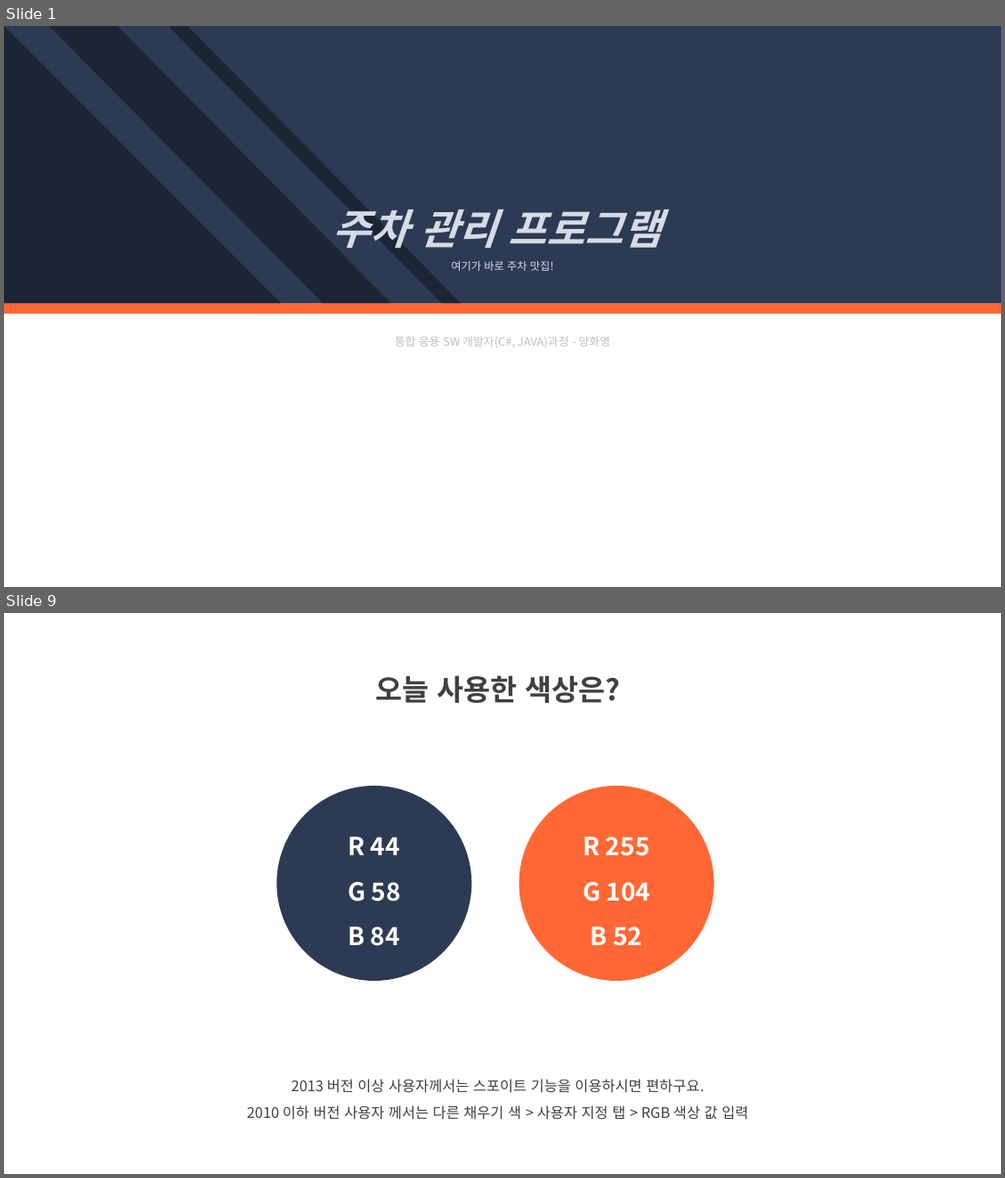
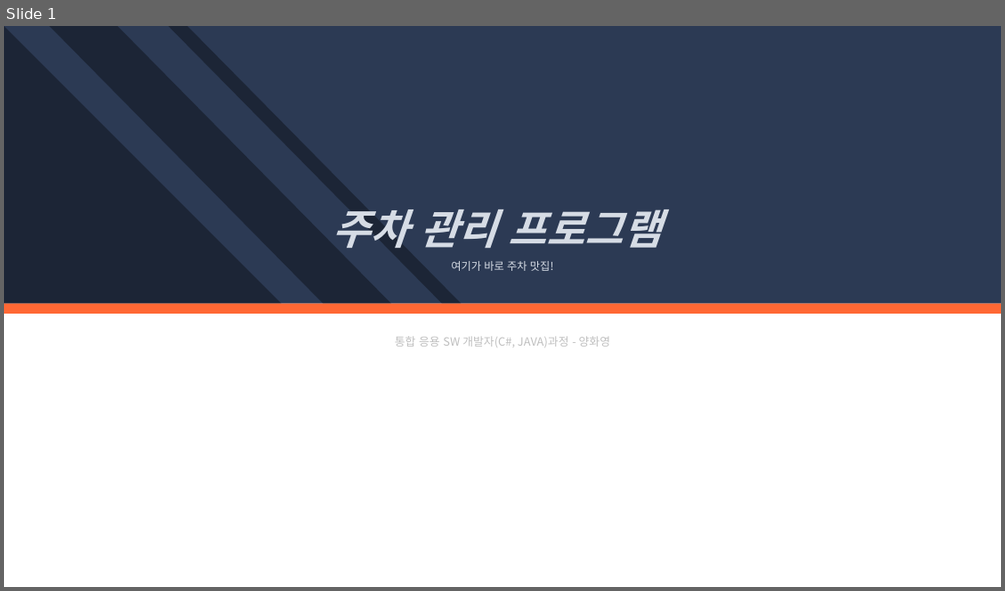
Before and after one commit to galaxy-light/201126-210604, a slide deck: 포트폴리오/주차 관리 프로그램/주차 관리 프로그램-양화영.pptx. Shown one above the other, each under a label of ours: slides 1 and 9 before the commit, slide 1 after it; the slides between them are not shown. The pictures are 1005x1178 and 1005x591 pixels, drawn with LibreOffice and Linux fonts; fonts in the diff are those of the drawing. Boxes give left, top, right and bottom in pixels: in the first picture for what was removed or moved away, otherwise in the second. Text is boxed around its words. In the diff, an @@ line names an element or a change of style, - is before the commit and + after.

```diff
--- a/포트폴리오/주차 관리 프로그램/주차 관리 프로그램-양화영.pptx
+++ b/포트폴리오/주차 관리 프로그램/주차 관리 프로그램-양화영.pptx
@@ slide 9 removed at (4,613,1001,1174), background #FFFFFF @@
@@ text removed at (375,675,620,703) @@
-오늘 사용한 색상은?
@@ ellipse removed at (277,786,472,981) @@
-R 44
-G 58
-B 84
@@ ellipse removed at (519,786,714,981) @@
-R 255
-G 104
-B 52
@@ text removed at (247,1078,748,1119) @@
-2013 버전 이상 사용자께서는 스포이트 기능을 이용하시면 편하구요.
-2010 이하 버전 사용자 께서는 다른 채우기 색 > 사용자 지정 탭 > RGB 색상 값 입력
```
Also in this commit, not shown: 5 slides changed, 1 slide added, 2 other slides removed, 1 other file.
